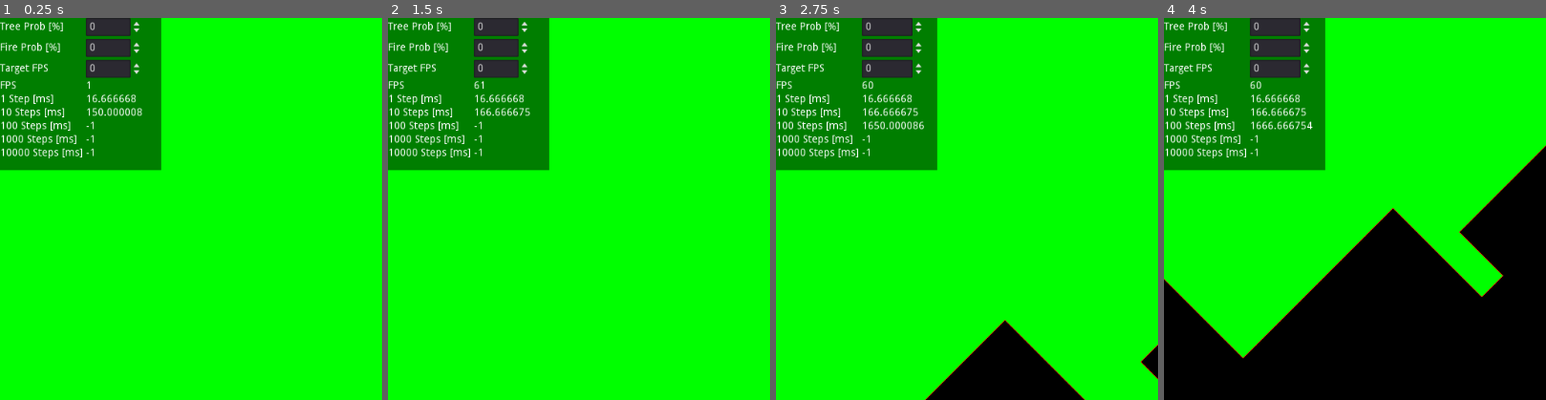
Above: before the commit, frames 1-4 (left to right).
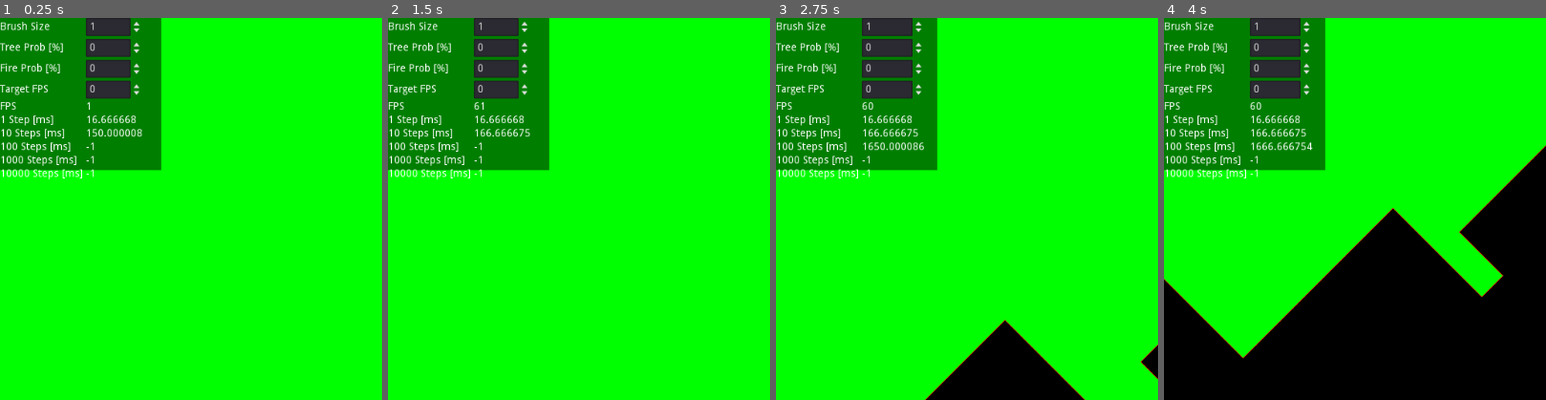
Above: after the commit, the same moments.

Repository: max-deutsch/cellular-map
Game: Godot game, scene res://ForestFire.tscn
Two runs of this game, one before a commit and one after it. Both use one fixed random seed, a clock stepped at 60 frames per second and the inputs below.
Inputs (mouse positions are % of the whole screen's width and height, from its top left):
- Up to frame 1 (0.25 s): no input
- Up to frame 2 (1.5 s): tap Enter at 0.5 s; move the mouse to (72, 45) at 0.52 s; click (72, 45) at 0.67 s; move the mouse to (30, 55) at 1.27 s; click (30, 55) at 1.42 s
- Up to frame 3 (2.75 s): move the mouse to (60, 28) at 2.02 s; click (60, 28) at 2.17 s
- Up to frame 4 (4 s): move the mouse to (45, 70) at 2.77 s; click (45, 70) at 2.92 s; move the mouse to (80, 65) at 3.52 s; click (80, 65) at 3.67 s
The pictures show only the part of the screen within x 0-50%, y 0-50%; the shares and areas given below are measured in that part.

The runs differ from the first frame. In frame 1, 4.2% of the frame differs, in the area x 0-38%, y 1-43%; in frame 2, 4.2%; in frame 3, 4.7%, in the area x 0-39%, y 1-43%; in frame 4, 4.6%.

Commit message:
Add brush size

Diff:
--- a/ForestFire.shader
+++ b/ForestFire.shader
@@ -5,6 +5,7 @@
 uniform vec2 mouse_position = vec2(0., 0.);
 uniform float fireProbability;
 uniform float treeProbability;
+uniform float click_threshold = 1.0;
 
 const int LEFT_CLICK = 1;
 const int RIGHT_CLICK = 2;
@@ -44,7 +45,7 @@
 
 	vec4 result = cell;
 
-	if(mouse_pressed && length((uv / sz) - mouse_position) < 1.0) {
+	if(mouse_pressed && length((uv / sz) - mouse_position) < click_threshold) {
 		if (mouse_button_index == LEFT_CLICK) {
 			result = fire;
 		} else if(mouse_button_index == RIGHT_CLICK) {
--- a/ForestFire.tres
+++ b/ForestFire.tres
@@ -9,3 +9,4 @@
 shader_param/mouse_position = Vector2( 0, 0 )
 shader_param/fireProbability = null
 shader_param/treeProbability = null
+shader_param/click_threshold = 1.0
--- a/ForestFire.tscn
+++ b/ForestFire.tscn
@@ -57,111 +57,125 @@
 margin_bottom = 1104.0
 columns = 2
 
-[node name="TreeProbLabel" type="Label" parent="UIContainer/HBoxContainer"]
+[node name="ClickThresholdLabel" type="Label" parent="UIContainer/HBoxContainer"]
 margin_top = 5.0
 margin_right = 111.0
 margin_bottom = 19.0
+text = "Brush Size"
+
+[node name="ClickThresholdInput" type="SpinBox" parent="UIContainer/HBoxContainer"]
+margin_left = 115.0
+margin_right = 189.0
+margin_bottom = 24.0
+min_value = 1.0
+value = 1.0
+
+[node name="TreeProbLabel" type="Label" parent="UIContainer/HBoxContainer"]
+margin_top = 33.0
+margin_right = 111.0
+margin_bottom = 47.0
 text = "Tree Prob [%]"
 
 [node name="TreeProbInput" type="SpinBox" parent="UIContainer/HBoxContainer"]
-margin_left = 115.0
-margin_right = 189.0
-margin_bottom = 24.0
-
-[node name="FireProbLabel" type="Label" parent="UIContainer/HBoxContainer"]
-margin_top = 33.0
-margin_right = 111.0
-margin_bottom = 47.0
-text = "Fire Prob [%]"
-
-[node name="FireProbInput" type="SpinBox" parent="UIContainer/HBoxContainer"]
 margin_left = 115.0
 margin_top = 28.0
 margin_right = 189.0
 margin_bottom = 52.0
 
-[node name="TargetFPSLabel" type="Label" parent="UIContainer/HBoxContainer"]
+[node name="FireProbLabel" type="Label" parent="UIContainer/HBoxContainer"]
 margin_top = 61.0
 margin_right = 111.0
 margin_bottom = 75.0
+text = "Fire Prob [%]"
+
+[node name="FireProbInput" type="SpinBox" parent="UIContainer/HBoxContainer"]
+margin_left = 115.0
+margin_top = 56.0
+margin_right = 189.0
+margin_bottom = 80.0
+
+[node name="TargetFPSLabel" type="Label" parent="UIContainer/HBoxContainer"]
+margin_top = 89.0
+margin_right = 111.0
+margin_bottom = 103.0
 text = "Target FPS"
 
 [node name="TargetFPSInput" type="SpinBox" parent="UIContainer/HBoxContainer"]
 margin_left = 115.0
-margin_top = 56.0
+margin_top = 84.0
 margin_right = 189.0
-margin_bottom = 80.0
+margin_bottom = 108.0
 max_value = 10000.0
 
 [node name="Label" type="Label" parent="UIContainer/HBoxContainer"]
-margin_top = 84.0
+margin_top = 112.0
 margin_right = 111.0
-margin_bottom = 98.0
+margin_bottom = 126.0
 text = "FPS"
 
 [node name="FPS" type="Label" parent="UIContainer/HBoxContainer"]
 margin_left = 115.0
-margin_top = 84.0
+margin_top = 112.0
 margin_right = 189.0
-margin_bottom = 98.0
+margin_bottom = 126.0
 script = ExtResource( 6 )
 
 [node name="Label2" type="Label" parent="UIContainer/HBoxContainer"]
-margin_top = 102.0
+margin_top = 130.0
 margin_right = 111.0
-margin_bottom = 116.0
+margin_bottom = 144.0
 text = "1 Step [ms]"
 
 [node name="Time1Step" type="Label" parent="UIContainer/HBoxContainer"]
 margin_left = 115.0
-margin_top = 102.0
+margin_top = 130.0
 margin_right = 189.0
-margin_bottom = 116.0
+margin_bottom = 144.0
 
 [node name="Label3" type="Label" parent="UIContainer/HBoxContainer"]
-margin_top = 120.0
+margin_top = 148.0
 margin_right = 111.0
-margin_bottom = 134.0
+margin_bottom = 162.0
 text = "10 Steps [ms]"
 
 [node name="Time10Step" type="Label" parent="UIContainer/HBoxContainer"]
 margin_left = 115.0
-margin_top = 120.0
+margin_top = 148.0
 margin_right = 189.0
-margin_bottom = 134.0
+margin_bottom = 162.0
 
 [node name="Label4" type="Label" parent="UIContainer/HBoxContainer"]
-margin_top = 138.0
+margin_top = 166.0
 margin_right = 111.0
-margin_bottom = 152.0
+margin_bottom = 180.0
 text = "100 Steps [ms]"
 
 [node name="Time100Step" type="Label" parent="UIContainer/HBoxContainer"]
 margin_left = 115.0
-margin_top = 138.0
+margin_top = 166.0
 margin_right = 189.0
-margin_bottom = 152.0
+margin_bottom = 180.0
 
 [node name="Label5" type="Label" parent="UIContainer/HBoxContainer"]
-margin_top = 156.0
+margin_top = 184.0
 margin_right = 111.0
-margin_bottom = 170.0
+margin_bottom = 198.0
 text = "1000 Steps [ms]"
 
 [node name="Time1000Step" type="Label" parent="UIContainer/HBoxContainer"]
 margin_left = 115.0
-margin_top = 156.0
+margin_top = 184.0
 margin_right = 189.0
-margin_bottom = 170.0
+margin_bottom = 198.0
 
 [node name="Label6" type="Label" parent="UIContainer/HBoxContainer"]
-margin_top = 174.0
+margin_top = 202.0
 margin_right = 111.0
-margin_bottom = 188.0
+margin_bottom = 216.0
 text = "10000 Steps [ms]"
 
 [node name="Time10000Step" type="Label" parent="UIContainer/HBoxContainer"]
 margin_left = 115.0
-margin_top = 174.0
+margin_top = 202.0
 margin_right = 189.0
-margin_bottom = 188.0
+margin_bottom = 216.0
--- a/TextureRectFinalDisplay.gd
+++ b/TextureRectFinalDisplay.gd
@@ -3,6 +3,7 @@
 onready var Sprite1 = $"/root/RootControl/Viewport1/Sprite1"
 onready var Sprite2 = $"/root/RootControl/Viewport2/Sprite2"
 onready var UIContainer = $"/root/RootControl/UIContainer"
+onready var ClickThresholdInput = $"/root/RootControl/UIContainer/HBoxContainer/ClickThresholdInput"
 onready var TreeProbInput = $"/root/RootControl/UIContainer/HBoxContainer/TreeProbInput"
 onready var FireProbInput = $"/root/RootControl/UIContainer/HBoxContainer/FireProbInput"
 onready var TargetFPSInput = $"/root/RootControl/UIContainer/HBoxContainer/TargetFPSInput"
@@ -28,13 +29,18 @@
 var valid_mouse_pos: bool
 
 func _ready():
+	ClickThresholdInput.connect("value_changed", self, "on_click_threshold_change")
 	TreeProbInput.connect("value_changed", self, "on_tree_prob_change")
 	FireProbInput.connect("value_changed", self, "on_fire_prob_change")
 	TargetFPSInput.connect("value_changed", self, "on_target_fps_change")
 
+	ClickThresholdInput.set_value(1.0);
 	TreeProbInput.set_value(0.0);
 	FireProbInput.set_value(0.0);
 	TargetFPSInput.set_value(0.0);
+
+func on_click_threshold_change(value):
+	Sprite1.material.set_shader_param("click_threshold", value)
 
 func on_tree_prob_change(value):
 	Sprite1.material.set_shader_param("treeProbability", value / 100.0)
